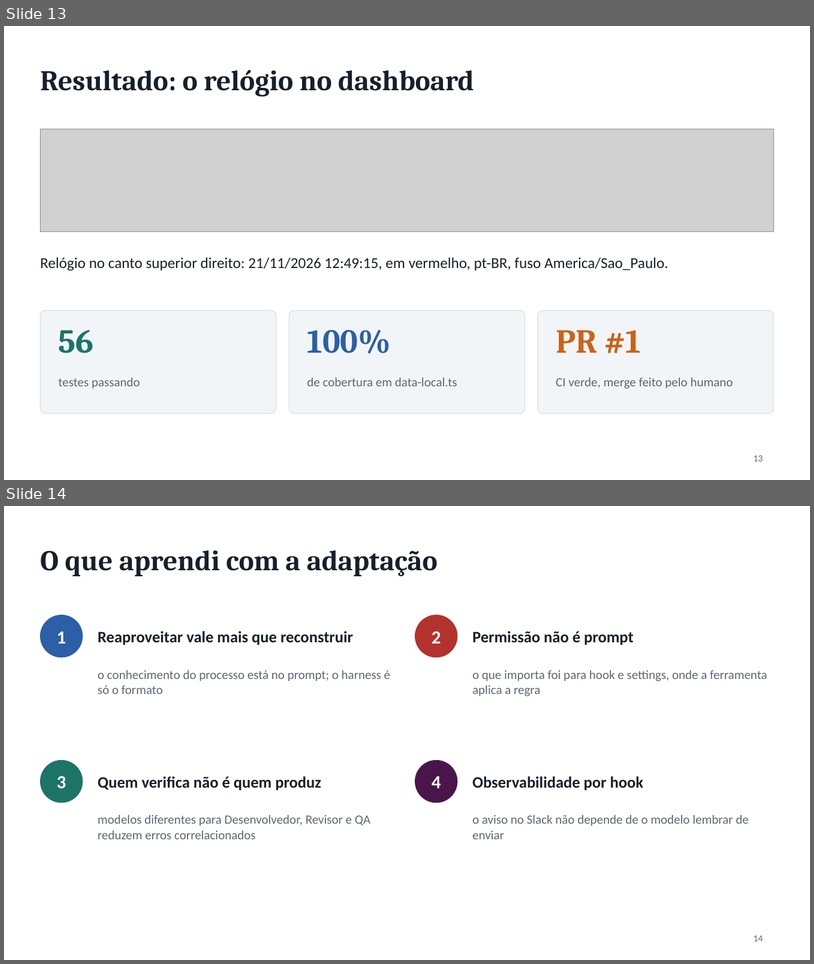
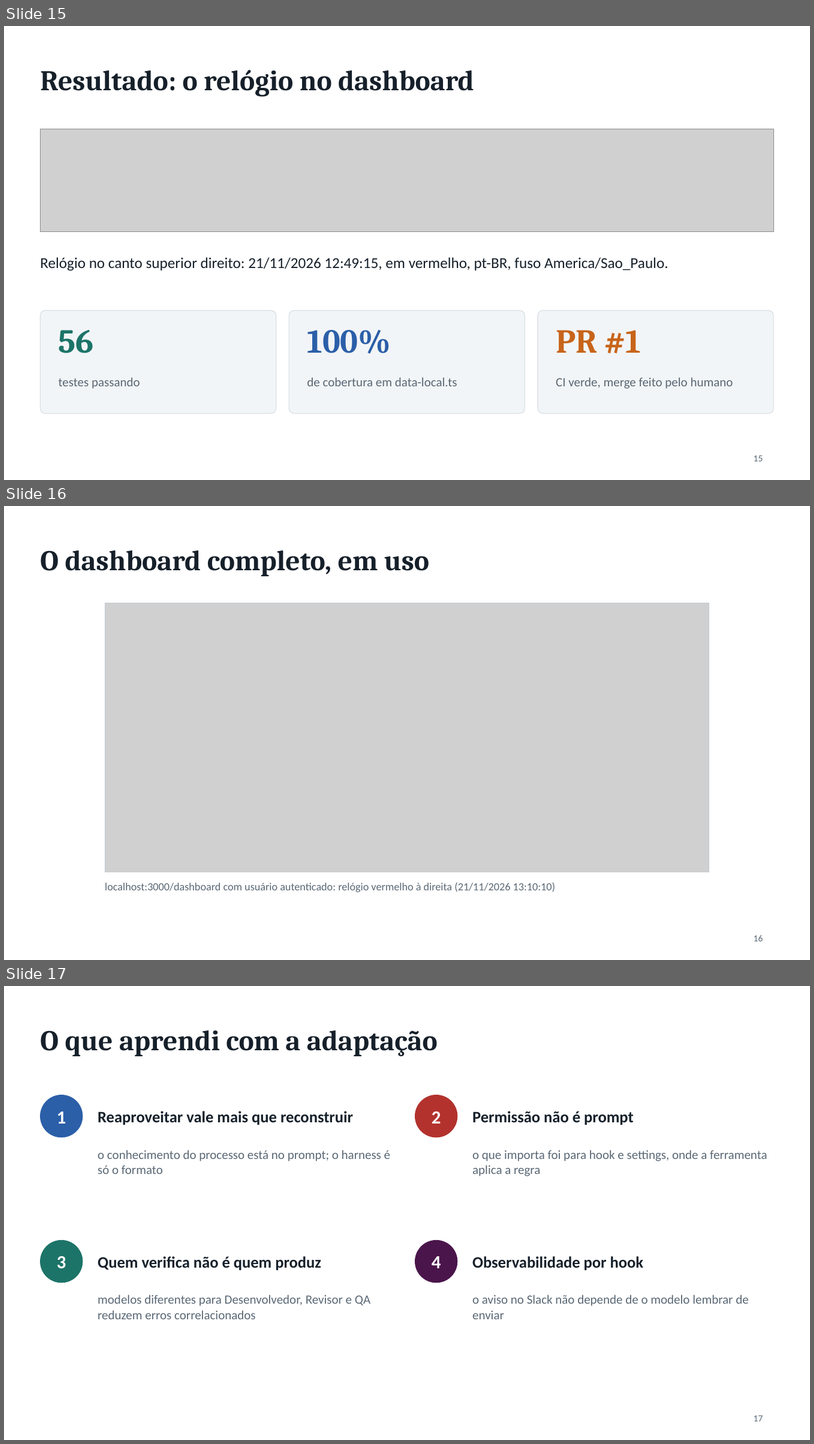
Before and after one commit to liviagomes30/fabrica-petcontrol, a slide deck: docs/fabrica/apresentacao-fabrica-claude-code.pptx. Shown one above the other, each under a label of ours: slides 13 and 14 before the commit, slides 15, 16 and 17 after it. The pictures are 814x964 and 814x1444 pixels, drawn with LibreOffice and Linux fonts; fonts in the diff are those of the drawing; grey boxes stand for pictures. Boxes give left, top, right and bottom in pixels: in the first picture for what was removed or moved away, otherwise in the second. Text is boxed around its words. In the diff, an @@ line names an element or a change of style, - is before the commit and + after.

```diff
--- a/docs/fabrica/apresentacao-fabrica-claude-code.pptx
+++ b/docs/fabrica/apresentacao-fabrica-claude-code.pptx
@@ slide 16 added at [4,506,810,960], background #FFFFFF @@
@@ title added at [40,550,429,576], 34 pt, text #16202A, bold @@
+O dashboard completo, em uso
@@ picture added at [105,603,710,872] @@
@@ rectangle added at [105,603,710,872], outline #C3CCD4 1 pt @@
@@ text added at [105,882,555,892], 13 pt, text #5A6875 @@
+localhost:3000/dashboard com usuário autenticado: relógio vermelho à direita (21/11/2026 13:10:10)
@@ page number added at [754,934,764,941], 11 pt, text #5A6875 @@
+16
@@ what was slide 13 is now slide 15 @@
@@ page number at [754,455,764,461]: text changed @@
-13
+15
@@ what was slide 14 is now slide 17 @@
@@ page number at [754,1415,764,1421]: text changed @@
-14
+17
```
Also in this commit, not shown: 1 slide changed, 4 other slides added, 2 slides removed, 9 other files.
